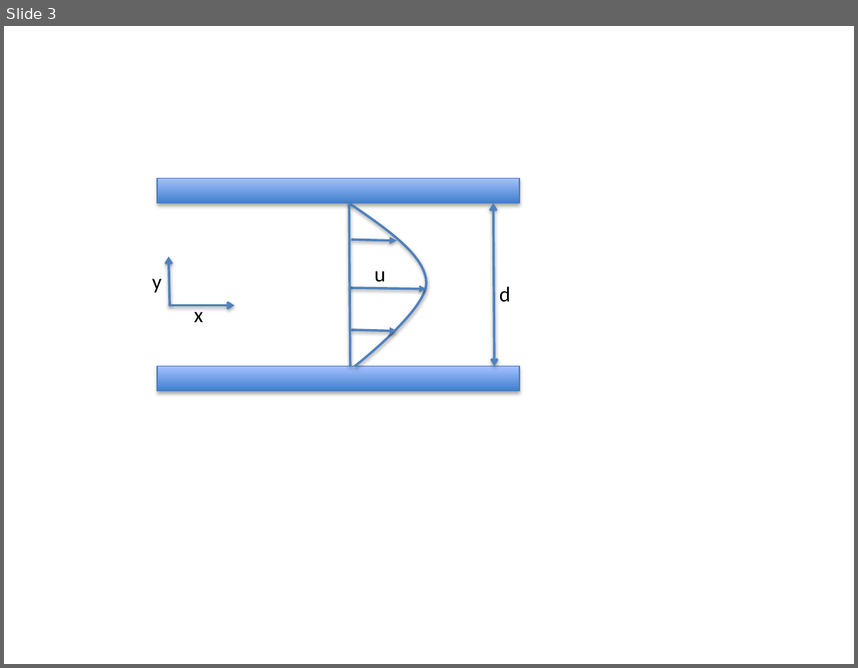
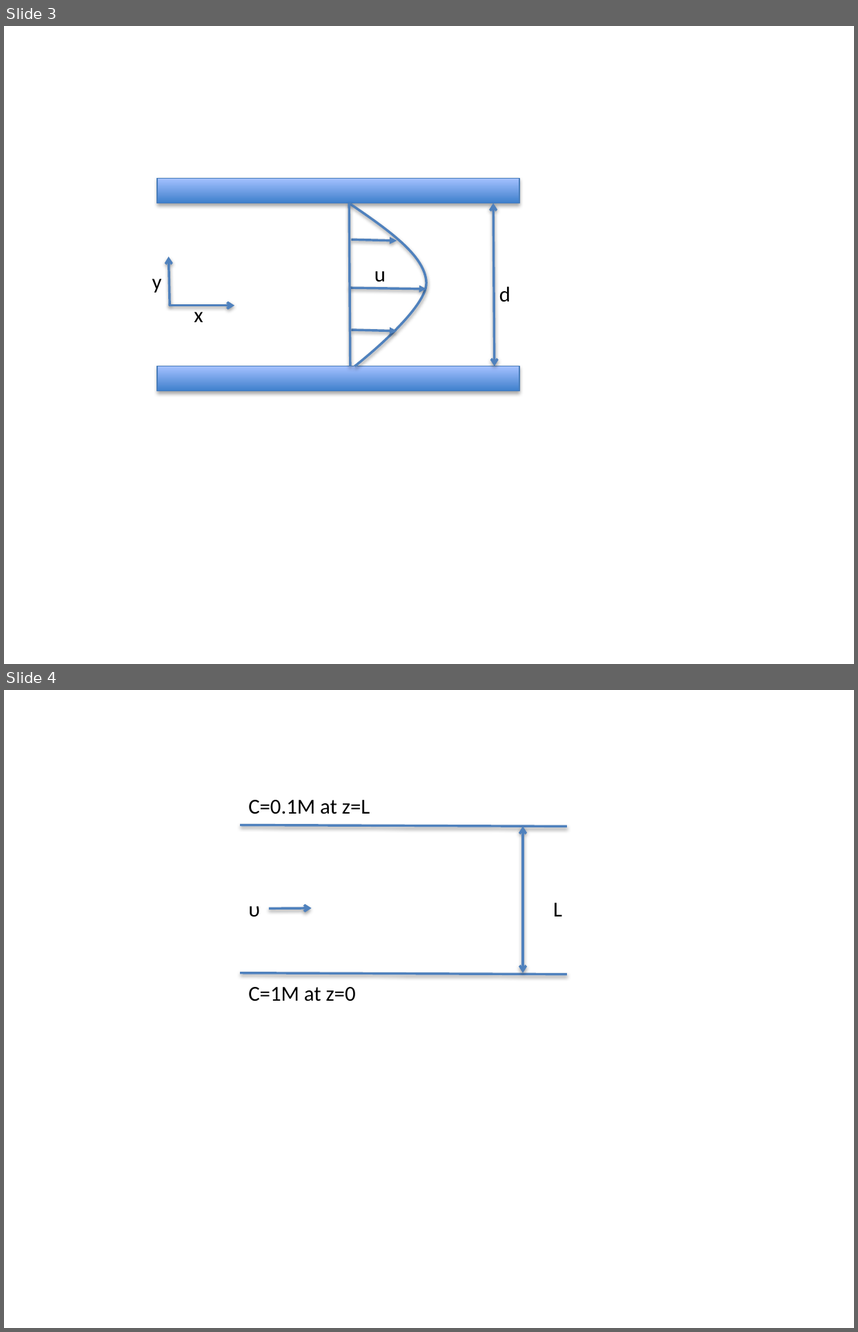
Before and after one commit to jkitchin/f18-06623, a slide deck: lectures/ppt-art.pptx. Shown one above the other, each under a label of ours: slide 3 before the commit, slides 3 and 4 after it. The pictures are 858x668 and 858x1332 pixels, drawn with LibreOffice and Linux fonts; fonts in the diff are those of the drawing. Boxes give left, top, right and bottom in pixels: in the first picture for what was removed or moved away, otherwise in the second. Text is boxed around its words. In the diff, an @@ line names an element or a change of style, - is before the commit and + after.

```diff
--- a/lectures/ppt-art.pptx
+++ b/lectures/ppt-art.pptx
@@ slide 4 added at bbox=[4, 690, 854, 1328], background #FFFFFF @@
@@ text added at bbox=[248, 800, 370, 814], 18 pt, text #000000 @@
+C=0.1M at z=L
@@ line added from (240, 825) to (567, 826), #4F81BD 2 pt @@
@@ double arrow added from (523, 826) to (523, 973), #4F81BD 2 pt @@
@@ text added at bbox=[248, 906, 260, 917], 18 pt, text #000000 @@
+υ
@@ arrow added from (269, 909) to (312, 907), #4F81BD 2 pt @@
@@ text added at bbox=[553, 903, 562, 916], 18 pt, text #000000 @@
+L
@@ line added from (240, 973) to (567, 974), #4F81BD 2 pt @@
@@ text added at bbox=[248, 987, 356, 1001], 18 pt, text #000000 @@
+C=1M at z=0
```
Also in this commit, not shown: 1 other file.
